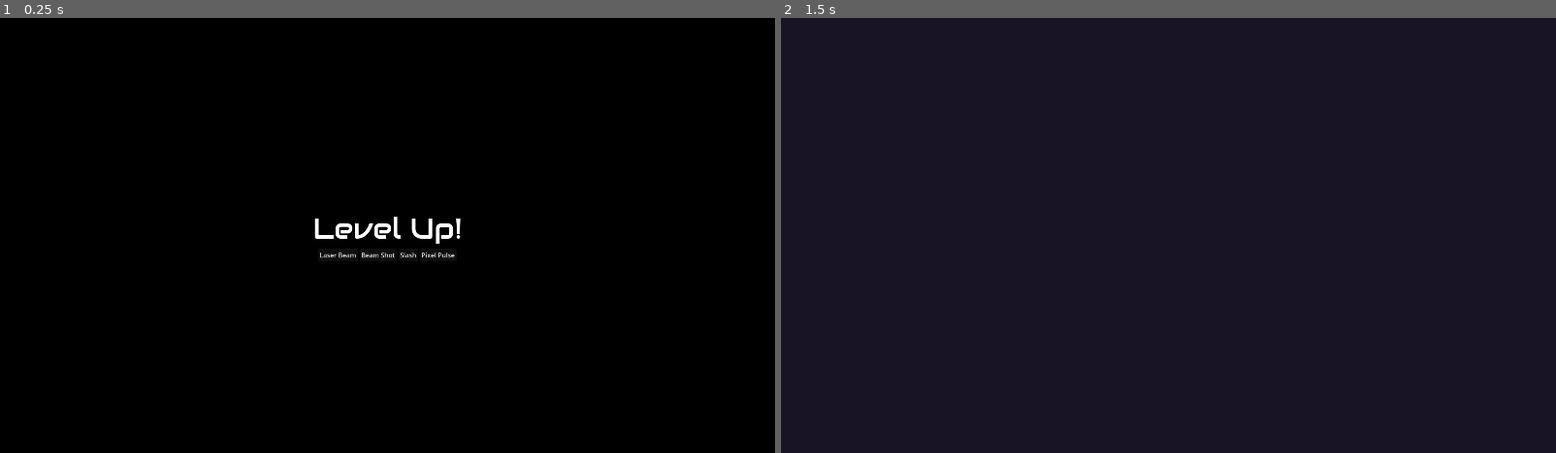
Above: before the commit, frames 1-2 (left to right).
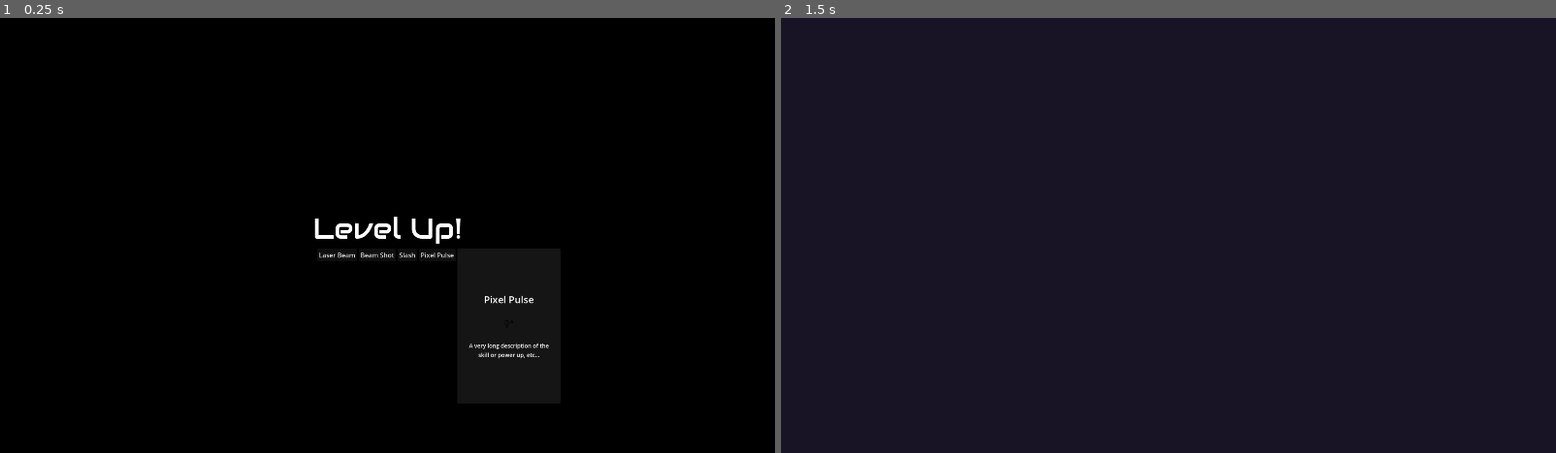
Above: after the commit, the same moments.

Repository: matheusmondenez/my-first-platform-game
Game: Godot game, scene res://wave_shooter/ui/wave_cleared.tscn
The game is run twice, just before and just after one commit, with the same random seed, the same clock (stepped at 60 frames per second) and the same inputs. This scene is started directly instead of the project's main scene.
Inputs (mouse positions are in pixels of both pictures, inside the frame that each line leads up to):
- Up to frame 1 (0.25 s): no input
- Up to frame 2 (1.5 s): click (1292, 326) at 0.52 s; click "Laser Beam" at 1.25 s

The runs differ from the first frame. In frame 1, 0.3% of the frame differs, in the area x 41-71%, y 53-79%; in frame 2, nothing differs.
Error after the commit: Invalid access to property or key 'description' on a base object of type 'Resource (BaseSkill)'. (res://wave_shooter/ui/skill_card.gd:7)

Commit message:
creates skill card

Diff:
--- a/wave_shooter/ui/skill_card.gd
+++ b/wave_shooter/ui/skill_card.gd
@@ -1,9 +1,19 @@
-extends TextureButton
+extends Control
 
-@onready var skill:
-	set(scene):
-		skill = scene
-		$Label.text = skill.props.name
+var skill: Dictionary:
+	set(value):
+		skill = value
+		title.text = skill["resource"].name
+		description.text = skill["resource"].description
+
+@onready var icon: TextureRect = $Button/Panel/MarginContainer/VBoxContainer/Icon
+@onready var title: Label = $Button/Panel/MarginContainer/VBoxContainer/Title
+@onready var description: Label = $Button/Panel/MarginContainer/VBoxContainer/Description
 
 func _on_pressed() -> void:
-	SkillManager.assign(skill)
+	print("SKILL: ", skill)
+	pass
+	if skill["resource"].type == "Passive":
+		Global.player.add_child(skill["scene"].instantiate())
+	else:
+		SkillManager.assign(skill, 3)
--- a/wave_shooter/ui/skill_card.tscn
+++ b/wave_shooter/ui/skill_card.tscn
@@ -1,32 +1,60 @@
-[gd_scene load_steps=3 format=3 uid="uid://exjmv67o7cgu"]
+[gd_scene load_steps=3 format=3 uid="uid://bu3ghqgv68ubq"]
 
-[ext_resource type="Texture2D" uid="uid://do6a22l36kxvu" path="res://wave_shooter/assets/ui/card (1).png" id="1_ddf36"]
+[ext_resource type="Texture2D" uid="uid://clo8m86lf2b05" path="res://wave_shooter/assets/icons/auto.svg" id="1_2auc8"]
 [ext_resource type="Script" path="res://wave_shooter/ui/skill_card.gd" id="2_oj0ip"]
 
-[node name="SkillCard" type="TextureButton"]
+[node name="SkillCard" type="Control"]
+process_mode = 3
+layout_mode = 3
 anchors_preset = 15
 anchor_right = 1.0
 anchor_bottom = 1.0
-offset_left = -130.0
-offset_top = -120.0
-offset_right = -1032.0
-offset_bottom = -518.0
 grow_horizontal = 2
 grow_vertical = 2
-pivot_offset = Vector2(130, 120)
-texture_normal = ExtResource("1_ddf36")
-stretch_mode = 0
 script = ExtResource("2_oj0ip")
 
-[node name="Label" type="Label" parent="."]
+[node name="Button" type="Button" parent="."]
 layout_mode = 0
-offset_left = 77.0
-offset_top = 109.0
-offset_right = 181.0
-offset_bottom = 141.0
-pivot_offset = Vector2(53, 19)
-text = "Skill"
+offset_right = 256.0
+offset_bottom = 384.0
+
+[node name="Panel" type="Panel" parent="Button"]
+layout_mode = 0
+offset_right = 256.0
+offset_bottom = 384.0
+
+[node name="MarginContainer" type="MarginContainer" parent="Button/Panel"]
+layout_mode = 0
+offset_right = 256.0
+offset_bottom = 384.0
+theme_override_constants/margin_left = 16
+theme_override_constants/margin_top = 16
+theme_override_constants/margin_right = 16
+theme_override_constants/margin_bottom = 16
+
+[node name="VBoxContainer" type="VBoxContainer" parent="Button/Panel/MarginContainer"]
+layout_mode = 2
+theme_override_constants/separation = 32
+alignment = 1
+
+[node name="Title" type="Label" parent="Button/Panel/MarginContainer/VBoxContainer"]
+layout_mode = 2
+theme_override_font_sizes/font_size = 24
+text = "Power"
 horizontal_alignment = 1
 vertical_alignment = 1
 
-[connection signal="pressed" from="." to="." method="_on_pressed"]
+[node name="Icon" type="TextureRect" parent="Button/Panel/MarginContainer/VBoxContainer"]
+layout_mode = 2
+texture = ExtResource("1_2auc8")
+stretch_mode = 5
+
+[node name="Description" type="Label" parent="Button/Panel/MarginContainer/VBoxContainer"]
+layout_mode = 2
+theme_override_font_sizes/font_size = 14
+text = "A very long description of the skill or power up, etc..."
+horizontal_alignment = 1
+vertical_alignment = 1
+autowrap_mode = 2
+
+[connection signal="pressed" from="Button" to="." method="_on_pressed"]
--- a/wave_shooter/ui/wave_cleared.gd
+++ b/wave_shooter/ui/wave_cleared.gd
@@ -16,6 +16,9 @@
 	button_skill_2.text = sorted_skills[1]["resource"].name if sorted_skills.size() > 1 else "Empty"
 	button_skill_3.text = sorted_skills[2]["resource"].name if sorted_skills.size() > 2 else "Empty"
 	button_skill_4.text = sorted_skills[3]["resource"].name if sorted_skills.size() > 3 else "Empty"
+	# TESTE
+	$GeneralContainer/SkillsContainer/SkillCard.skill = sorted_skills[3]
+	# TESTE
 	await Global.slow_time(0.2, 3)
 	get_tree().paused = true
 
--- a/wave_shooter/ui/wave_cleared.tscn
+++ b/wave_shooter/ui/wave_cleared.tscn
@@ -1,7 +1,8 @@
-[gd_scene load_steps=3 format=3 uid="uid://ctbh5mtb05i2e"]
+[gd_scene load_steps=4 format=3 uid="uid://ctbh5mtb05i2e"]
 
 [ext_resource type="FontFile" uid="uid://b2vaekuu7epix" path="res://wave_shooter/assets/fonts/Audiowide-Regular.ttf" id="1_m7xem"]
 [ext_resource type="Script" path="res://wave_shooter/ui/wave_cleared.gd" id="1_msbla"]
+[ext_resource type="PackedScene" uid="uid://bu3ghqgv68ubq" path="res://wave_shooter/ui/skill_card.tscn" id="3_njm1m"]
 
 [node name="WaveCleared" type="Control"]
 process_mode = 3
@@ -66,6 +67,9 @@
 layout_mode = 2
 text = "Skill 4"
 
+[node name="SkillCard" parent="GeneralContainer/SkillsContainer" instance=ExtResource("3_njm1m")]
+layout_mode = 2
+
 [connection signal="pressed" from="GeneralContainer/SkillsContainer/ButtonSkill1" to="." method="_on_button_skill_1_pressed"]
 [connection signal="pressed" from="GeneralContainer/SkillsContainer/ButtonSkill2" to="." method="_on_button_skill_2_pressed"]
 [connection signal="pressed" from="GeneralContainer/SkillsContainer/ButtonSkill3" to="." method="_on_button_skill_3_pressed"]
Binary file added: wave_shooter/assets/icons/skull.png
Not shown, added: wave_shooter/assets/icons/skull.png.import
